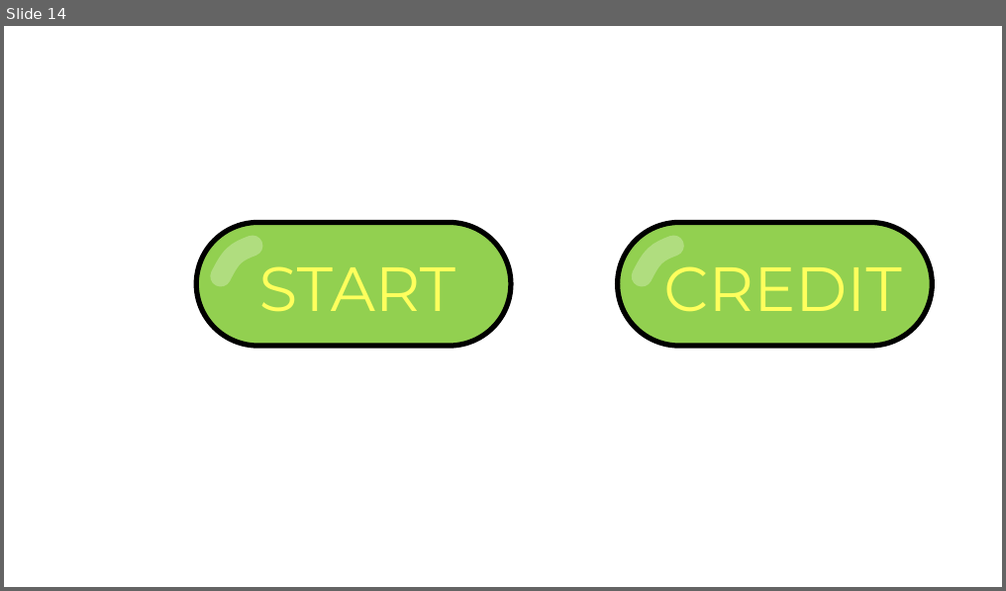
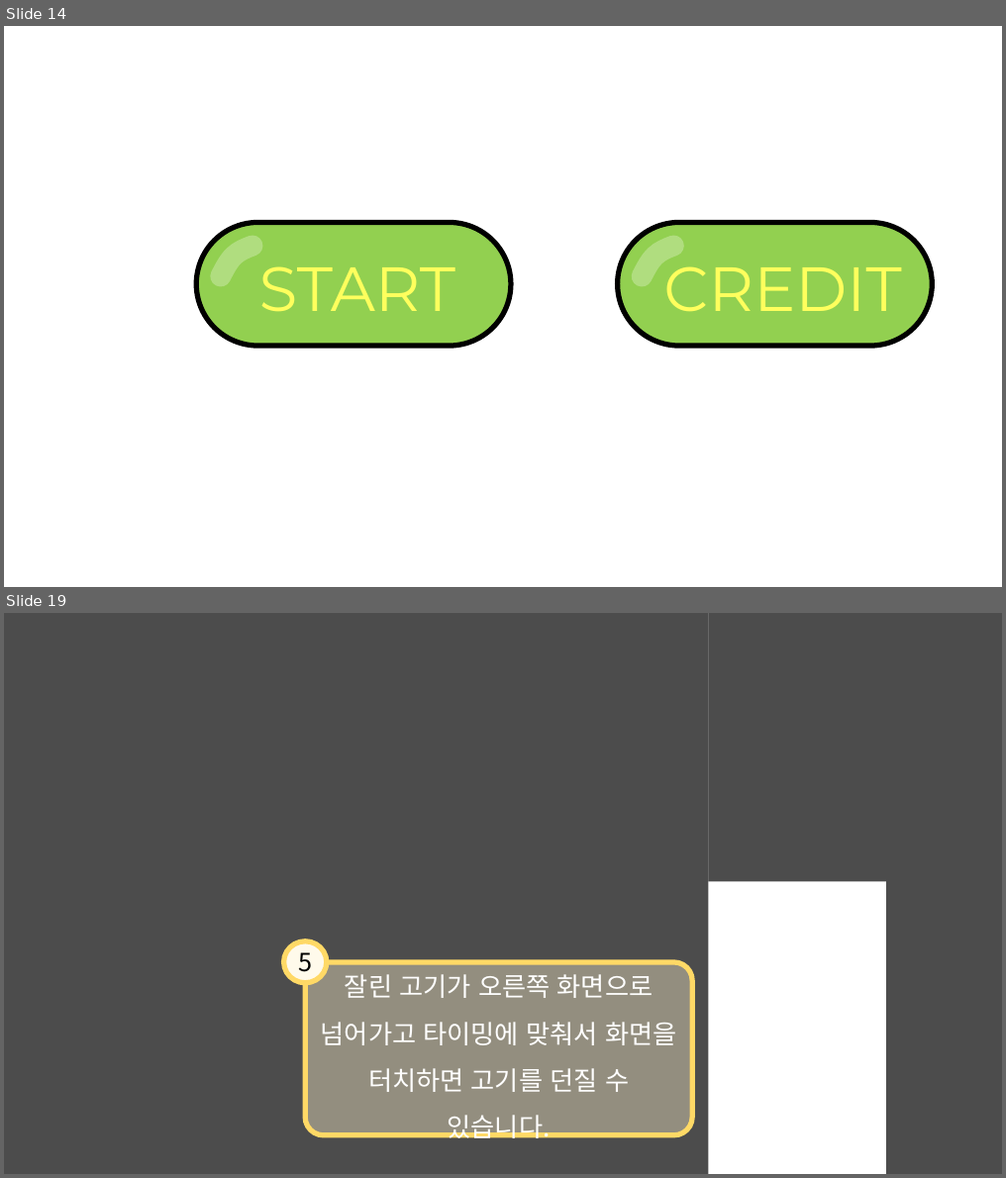
Before and after one commit to SNUGDC/CatDefense, a slide deck: UI Design.pptx. Shown one above the other, each under a label of ours: slide 14 before the commit, slides 14 and 19 after it; the slides between them are not shown. The pictures are 1006x591 and 1006x1178 pixels, drawn with LibreOffice and Linux fonts; fonts in the diff are those of the drawing; background and template pictures are left out. Boxes give left, top, right and bottom in pixels: in the first picture for what was removed or moved away, otherwise in the second. Text is boxed around its words. In the diff, an @@ line names an element or a change of style, - is before the commit and + after.

```diff
--- a/UI Design.pptx
+++ b/UI Design.pptx
@@ slide 19 added at bbox=[4, 613, 1002, 1174], background picture (left out) @@
@@ group added at bbox=[4, 613, 1002, 1174]: 3 rectangles, 1 rounded rectangle, 1 ellipse @@
+잘린 고기가 오른쪽 화면으로
+넘어가고 타이밍에 맞춰서 화면을
+터치하면 고기를 던질 수 있습니다.
+5
```
Also in this commit, not shown: 4 other slides added, 12 other files.
